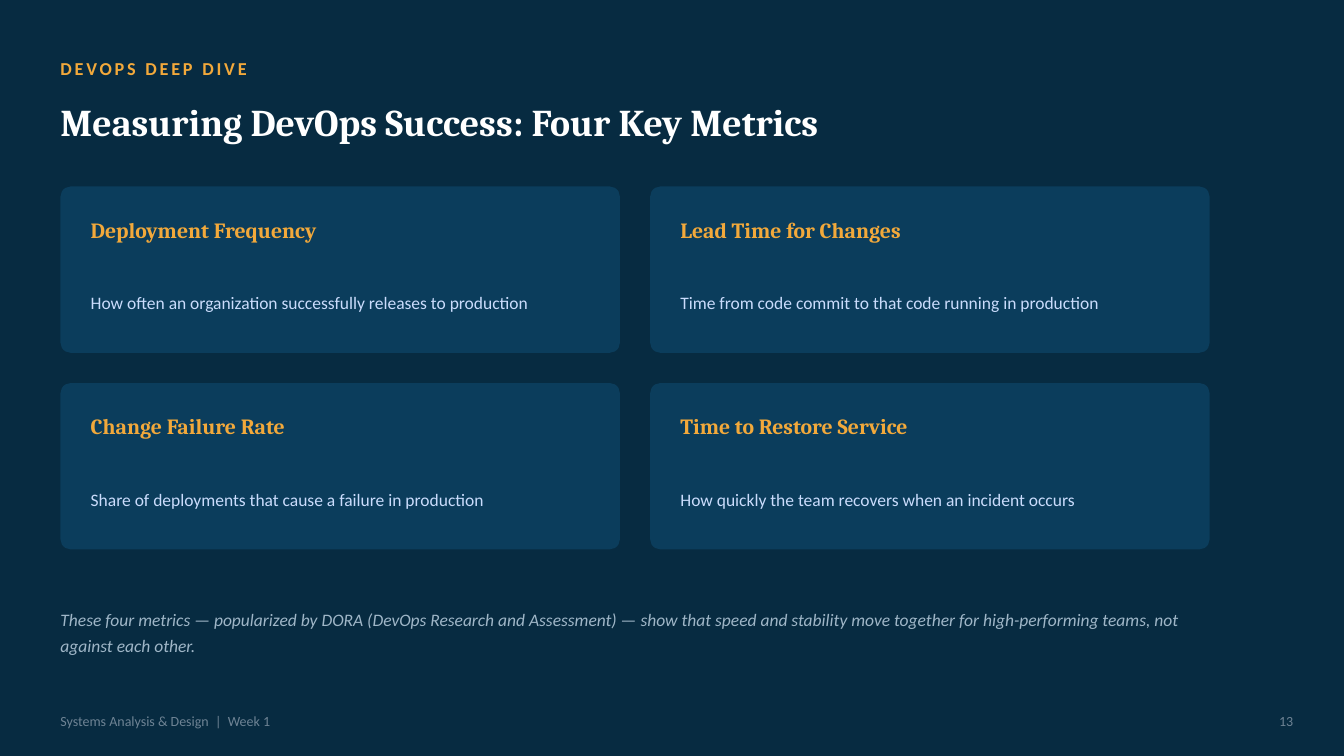
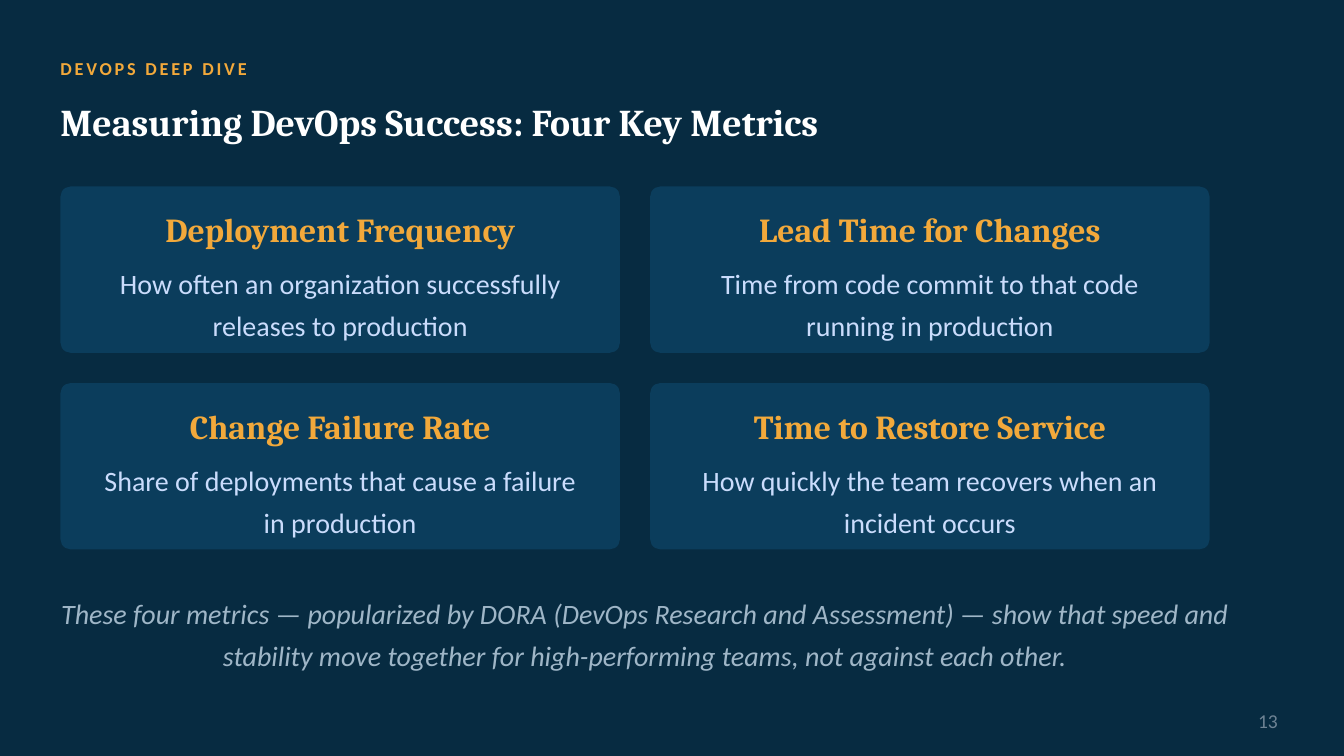
Before and after one commit to shakiliitju/Masters-in-IT, a slide deck: slide 13 of Chapter One 1448/IT 611_Advanced Information Systems Analysis and Design/Lectute Slides/Week1_SystemsAnalysisDesign.pptx. Drawn at 1344x756 pixels with LibreOffice and Linux fonts; fonts in the diff are those of the drawing. Boxes give left, top, right and bottom in pixels: in the first picture for what was removed or moved away, otherwise in the second. Text is boxed around its words. In the diff, an @@ line names an element or a change of style, - is before the commit and + after.

Commit message:
Update IT course lecture materials
Added updated lecture slide PDFs and PowerPoint files for IT 611 Systems Analysis and Design and IT 641 Data Management and Governance, including new Week 1 and revised chapter materials. Removed older ER/SQL lecture files that were superseded by the refreshed course content.

```diff
--- a/Chapter One 1448/IT 611_Advanced Information Systems Analysis and Design/Lectute Slides/Week1_SystemsAnalysisDesign.pptx
+++ b/Chapter One 1448/IT 611_Advanced Information Systems Analysis and Design/Lectute Slides/Week1_SystemsAnalysisDesign.pptx
@@ size 15.5 to 24 pt; alignment left to centre in 4 elements at (x1=165, y1=218, x2=515, y2=250), (x1=759, y1=218, x2=1100, y2=250), (x1=190, y1=415, x2=490, y2=447), (x1=754, y1=415, x2=1106, y2=440) @@
@@ size 12.5 to 20 pt; alignment left to centre in 5 elements at (x1=120, y1=274, x2=560, y2=341), (x1=721, y1=274, x2=1138, y2=341), (x1=104, y1=471, x2=575, y2=538), (x1=702, y1=471, x2=1157, y2=533), (x1=61, y1=604, x2=1228, y2=671) @@
@@ text removed at (x1=60, y1=716, x2=270, y2=728) @@
-Systems Analysis & Design | Week 1
@@ text "13" at (x1=1258, y1=715, x2=1278, y2=728): size 10 to 14 pt; alignment right to centre @@
```
Also in this commit, not shown: 15 other slides changed, 9 other files.
